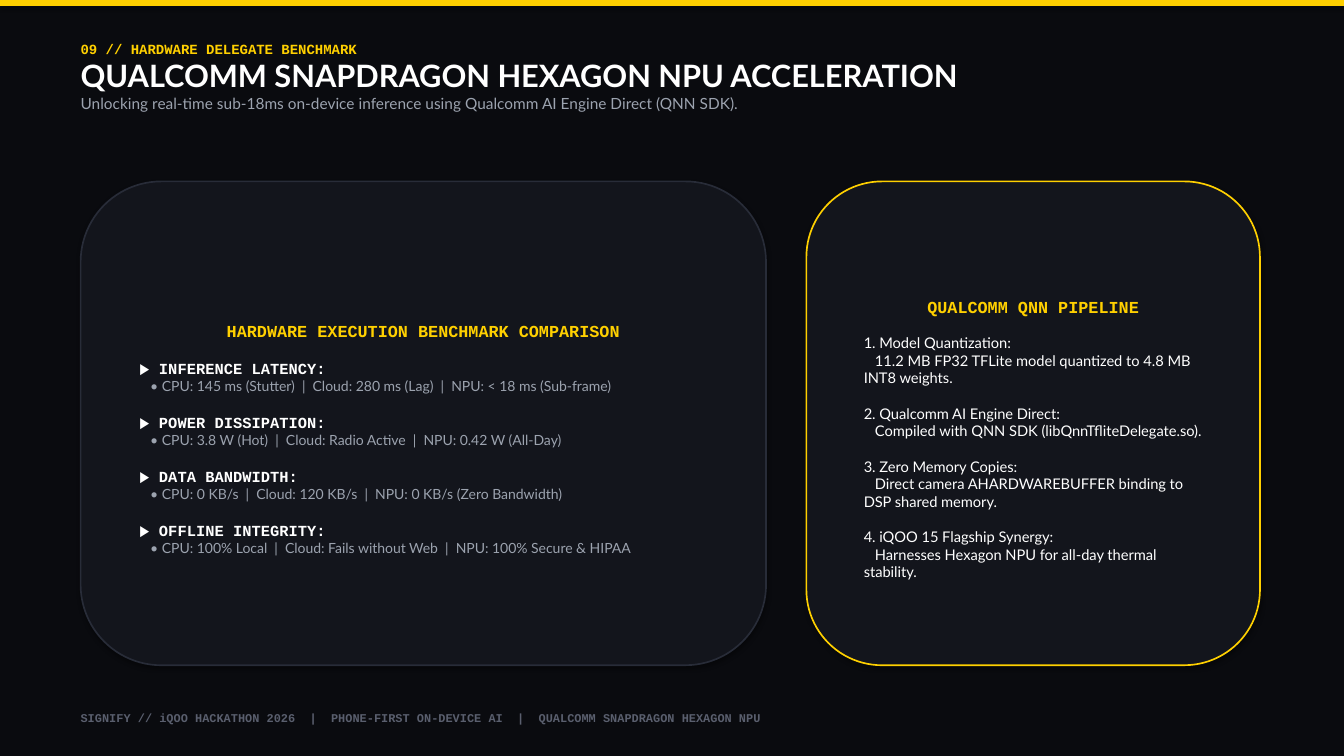
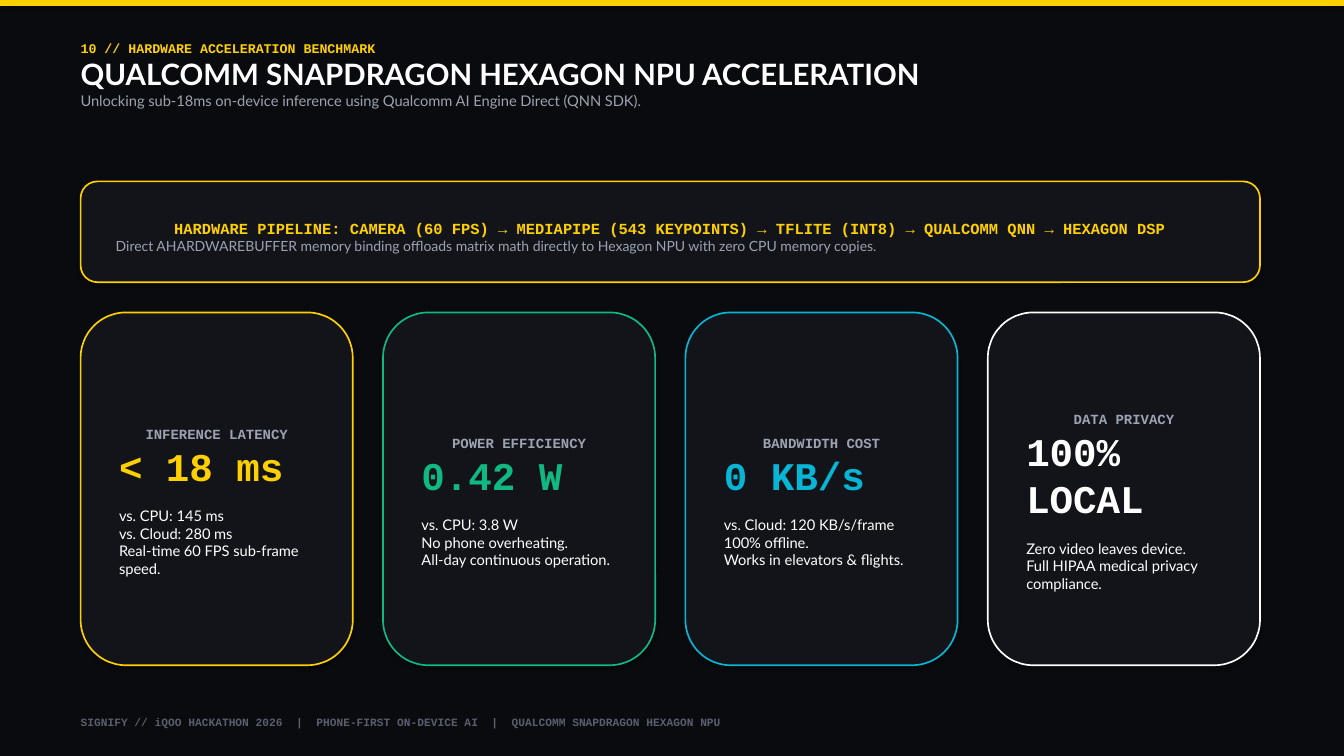
Before and after one commit to WHENKEY2007/signifyprototype, a slide deck: slide 11 of Signify_iQOO_Hackathon_2026_Final.pptx (slide 10 before the commit). Drawn at 1344x756 pixels with LibreOffice and Linux fonts; fonts in the diff are those of the drawing. Boxes give left, top, right and bottom in pixels: in the first picture for what was removed or moved away, otherwise in the second. Text is boxed around its words. In the diff, an @@ line names an element or a change of style, - is before the commit and + after.

Commit message:
docs: regenerate 14-slide visual iQOO hackathon deck with embedded screenshots and low text

```diff
--- a/Signify_iQOO_Hackathon_2026_Final.pptx
+++ b/Signify_iQOO_Hackathon_2026_Final.pptx
@@ text at [81,44,376,53]: text changed; size 10 to 9.5 pt @@
-09 // HARDWARE DELEGATE BENCHMARK
+10 // HARDWARE ACCELERATION BENCHMARK
@@ text at [81,63,919,90]: size 22 to 21 pt in "QUALCOMM SNAPDRAGON HEXAGON NPU ACCELERATION" @@
@@ text at [81,95,641,109]: text changed; size 11 to 10.5 pt @@
-Unlocking real-time sub-18ms on-device inference using Qualcomm AI Engine Direct (QNN SDK).
+Unlocking sub-18ms on-device inference using Qualcomm AI Engine Direct (QNN SDK).
@@ rounded rectangle "HARDWARE PIPELINE: CAMERA (60 FPS) ...": place and size @@
-rounded rectangle "HARDWARE PIPELINE: CAMERA (60 FPS) ..." at [81,181,766,665]
+rounded rectangle "HARDWARE PIPELINE: CAMERA (60 FPS) ..." at [81,181,1260,282]
@@ rounded rectangle "HARDWARE PIPELINE: CAMERA (60 FPS) ..." at [81,181,1260,282]: fill #13151C to #12141A; outline #282C38 1.2 pt to #FFD000 1.2 pt @@
@@ rounded rectangle removed at [807,181,1260,665] @@
-QUALCOMM QNN PIPELINE
-1. Model Quantization:
-11.2 MB FP32 TFLite model quantized to 4.8 MB INT8 weights.
-2. Qualcomm AI Engine Direct:
-Compiled with QNN SDK (libQnnTfliteDelegate.so).
-3. Zero Memory Copies:
-Direct camera AHARDWAREBUFFER binding to DSP shared memory.
-4. iQOO 15 Flagship Synergy:
-Harnesses Hexagon NPU for all-day thermal stability.
@@ text in rounded rectangle at [116,223,1165,254]: text changed @@
-HARDWARE EXECUTION BENCHMARK COMPARISON
-▶ INFERENCE LATENCY:
-• CPU: 145 ms (Stutter) | Cloud: 280 ms (Lag) | NPU: < 18 ms (Sub-frame)
-▶ POWER DISSIPATION:
-• CPU: 3.8 W (Hot) | Cloud: Radio Active | NPU: 0.42 W (All-Day)
-▶ DATA BANDWIDTH:
-• CPU: 0 KB/s | Cloud: 120 KB/s | NPU: 0 KB/s (Zero Bandwidth)
-▶ OFFLINE INTEGRITY:
-• CPU: 100% Local | Cloud: Fails without Web | NPU: 100% Secure & HIPAA
+HARDWARE PIPELINE: CAMERA (60 FPS) → MEDIAPIPE (543 KEYPOINTS) → TFLITE (INT8) → QUALCOMM QNN → HEXAGON DSP
+Direct AHARDWAREBUFFER memory binding offloads matrix math directly to Hexagon NPU with zero CPU memory copies.
@@ rounded rectangle added at [81,313,353,665], fill #12141A, outline #FFD000 1.2 pt, 10.5 pt, text #FFFFFF @@
+INFERENCE LATENCY
+< 18 ms
+vs. CPU: 145 ms
+vs. Cloud: 280 ms
+Real-time 60 FPS sub-frame speed.
@@ rounded rectangle added at [383,313,655,665], fill #12141A, outline #10B981 1.2 pt, 10.5 pt, text #FFFFFF @@
+POWER EFFICIENCY
+0.42 W
+vs. CPU: 3.8 W
+No phone overheating.
+All-day continuous operation.
@@ rounded rectangle added at [686,313,958,665], fill #12141A, outline #06B6D4 1.2 pt, 10.5 pt, text #FFFFFF @@
+BANDWIDTH COST
+0 KB/s
+vs. Cloud: 120 KB/s/frame
+100% offline.
+Works in elevators & flights.
@@ rounded rectangle added at [988,313,1260,665], fill #12141A, outline #FFFFFF 1.2 pt, 10.5 pt, text #FFFFFF @@
+DATA PRIVACY
+100% LOCAL
+Zero video leaves device.
+Full HIPAA medical privacy compliance.
@@ text "SIGNIFY // iQOO HACKATHON 2026 ..." at [81,719,720,728]: size 8.5 to 8 pt @@
```
Also in this commit, not shown: 9 other slides changed, 4 slides added, 4 slides removed, 1 other file.
